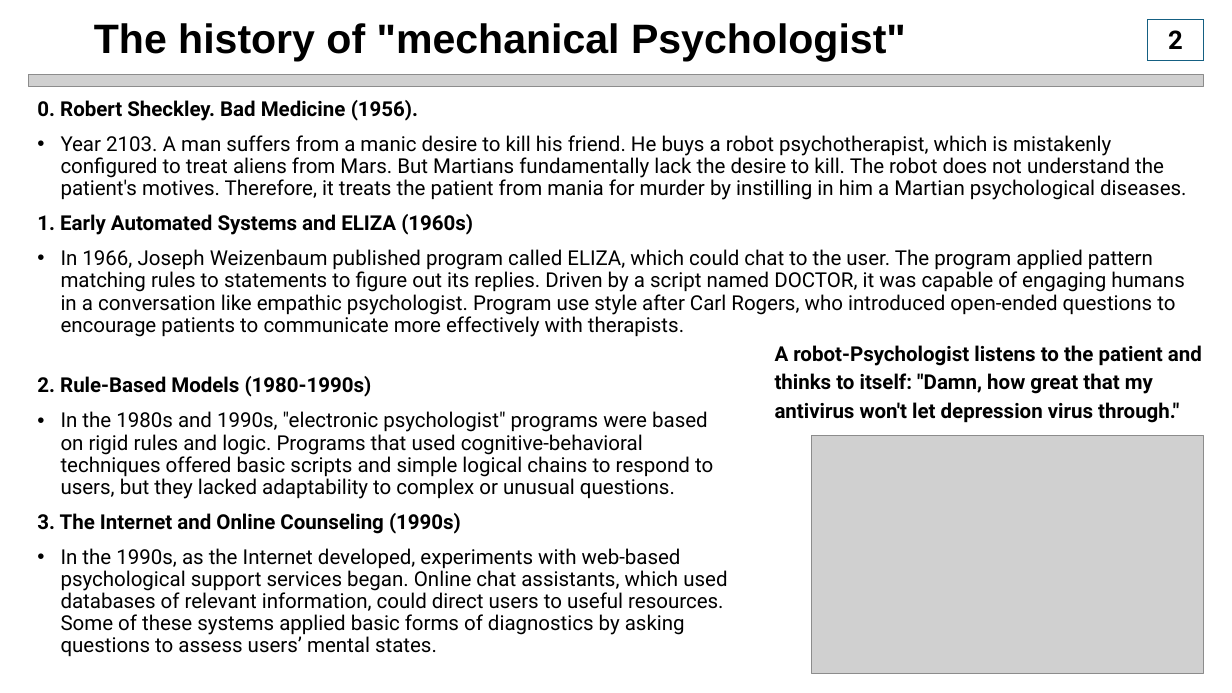
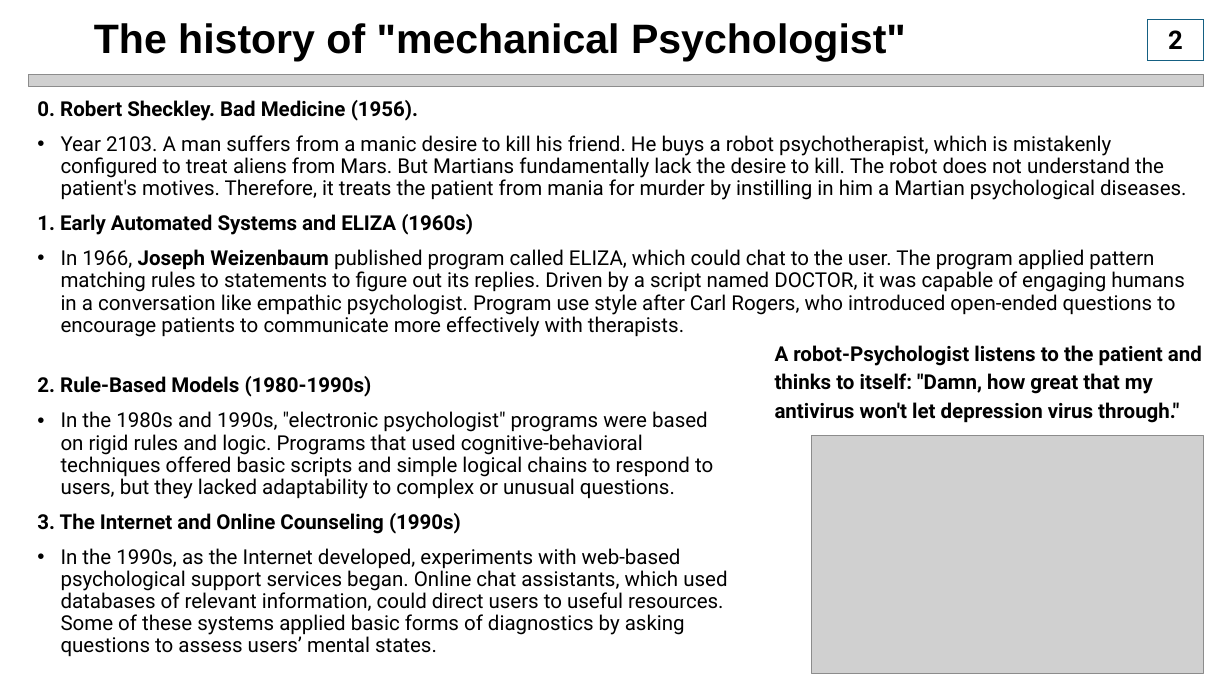
Before and after one commit to IlyaZutler/Project_4-Psychologist_IA, a slide deck: slide 3 of Presentation3.pptx. Drawn at 1232x693 pixels with LibreOffice and Linux fonts; fonts in the diff are those of the drawing; grey boxes stand for pictures. Boxes give left, top, right and bottom in pixels: in the first picture for what was removed or moved away, otherwise in the second. Text is boxed around its words. In the diff, an @@ line names an element or a change of style, - is before the commit and + after.

```diff
--- a/Presentation3.pptx
+++ b/Presentation3.pptx
@@ text at (x1=61, y1=249, x2=1184, y2=337): bold on in "Joseph Weizenbaum" @@
```
Also in this commit, not shown: 6 other slides changed, 8 other files.
